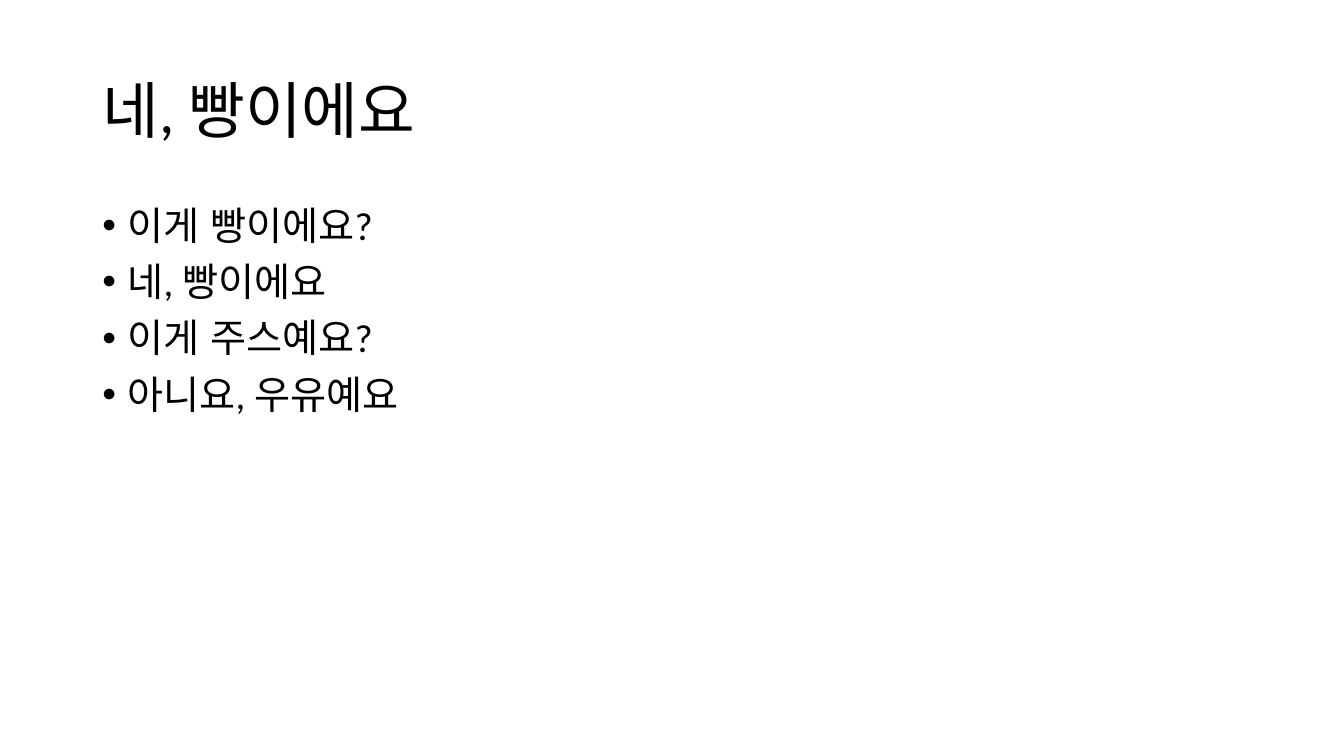
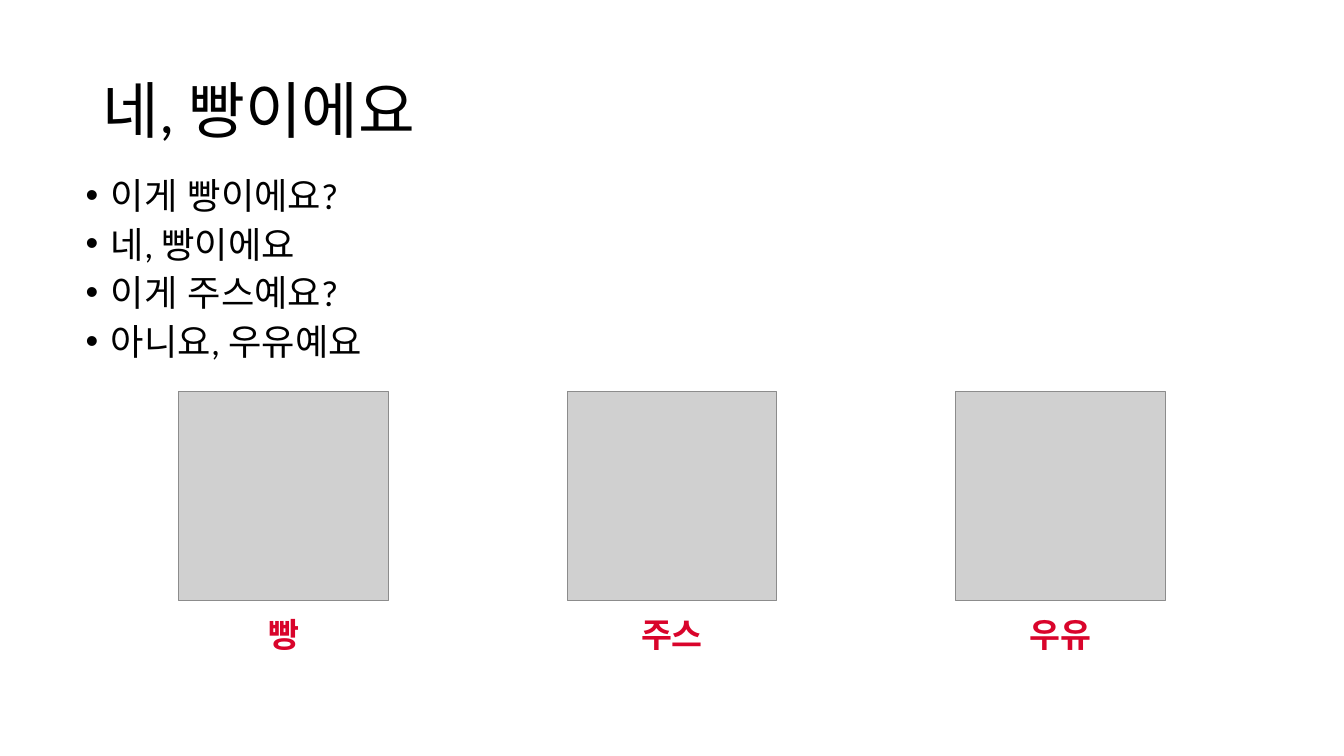
Before and after one commit to academiaseul/ACADEMIASEULWEB, a slide deck: slide 23 of A1_Nivel_1/04_Vida_Diaria/Sesion_04b_Personas_Familia.pptx (slide 69 before the commit). Drawn at 1344x756 pixels with LibreOffice and Linux fonts; fonts in the diff are those of the drawing; grey boxes stand for pictures. Boxes give left, top, right and bottom in pixels: in the first picture for what was removed or moved away, otherwise in the second. Text is boxed around its words. In the diff, an @@ line names an element or a change of style, - is before the commit and + after.

```diff
--- a/A1_Nivel_1/04_Vida_Diaria/Sesion_04b_Personas_Familia.pptx
+++ b/A1_Nivel_1/04_Vida_Diaria/Sesion_04b_Personas_Familia.pptx
@@ text "이게 빵이에요?": place and size @@
-text "이게 빵이에요?" at [128, 207, 398, 414]
+text "이게 빵이에요?" at [111, 179, 361, 360]
@@ text "이게 빵이에요?" at [111, 179, 361, 360]: size 28 to 25.9 pt; line spacing 0.9 to 0.8 @@
@@ picture added at [178, 391, 388, 601] @@
@@ picture added at [568, 391, 777, 601] @@
@@ picture added at [956, 391, 1166, 601] @@
@@ text added at [268, 619, 299, 650], 24 pt, text #D9042B, bold @@
+빵
@@ text added at [641, 620, 703, 650], 24 pt, text #D9042B, bold @@
+주스
@@ text added at [1029, 620, 1091, 650], 24 pt, text #D9042B, bold @@
+우유
```
Also in this commit, not shown: 4 other slides changed, 3 slides added, 49 slides removed, 20 other files.
